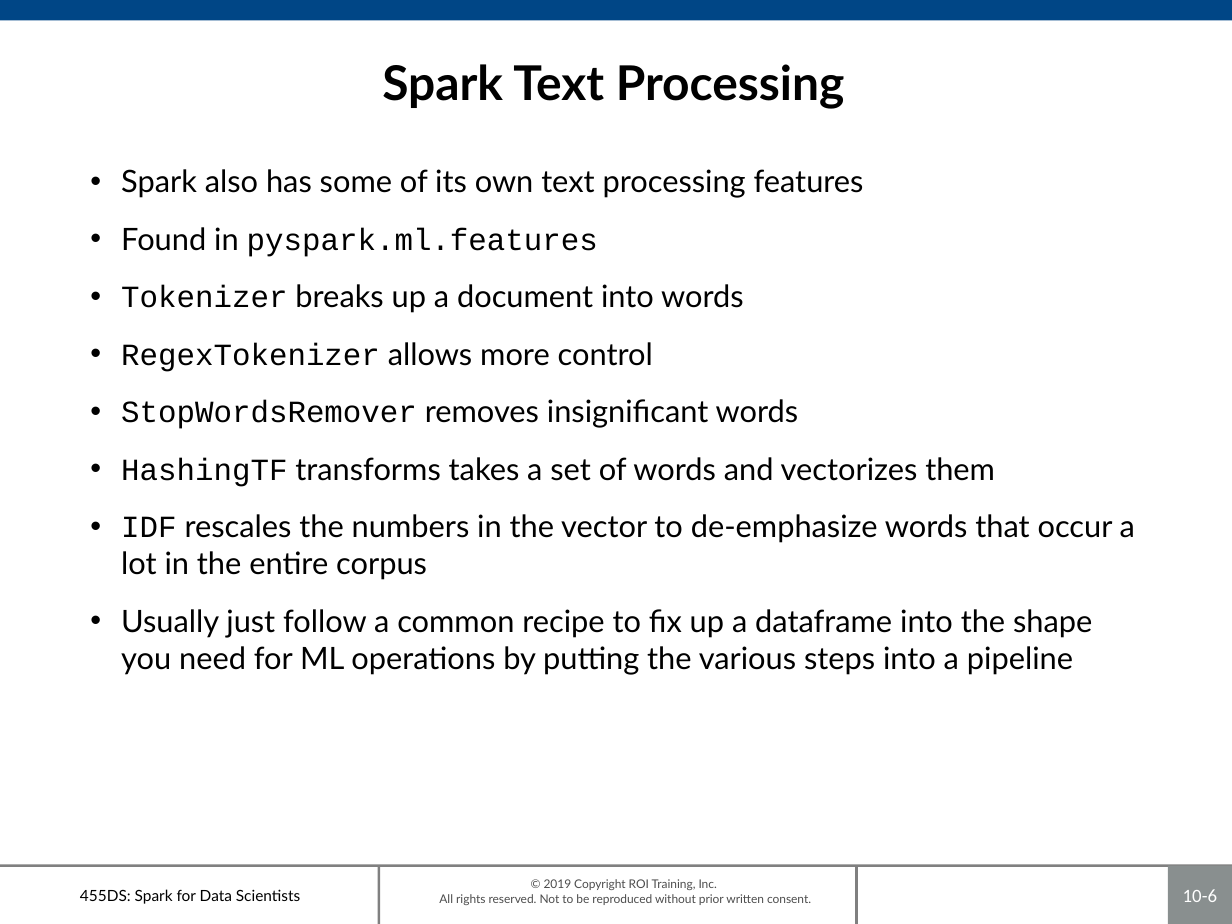
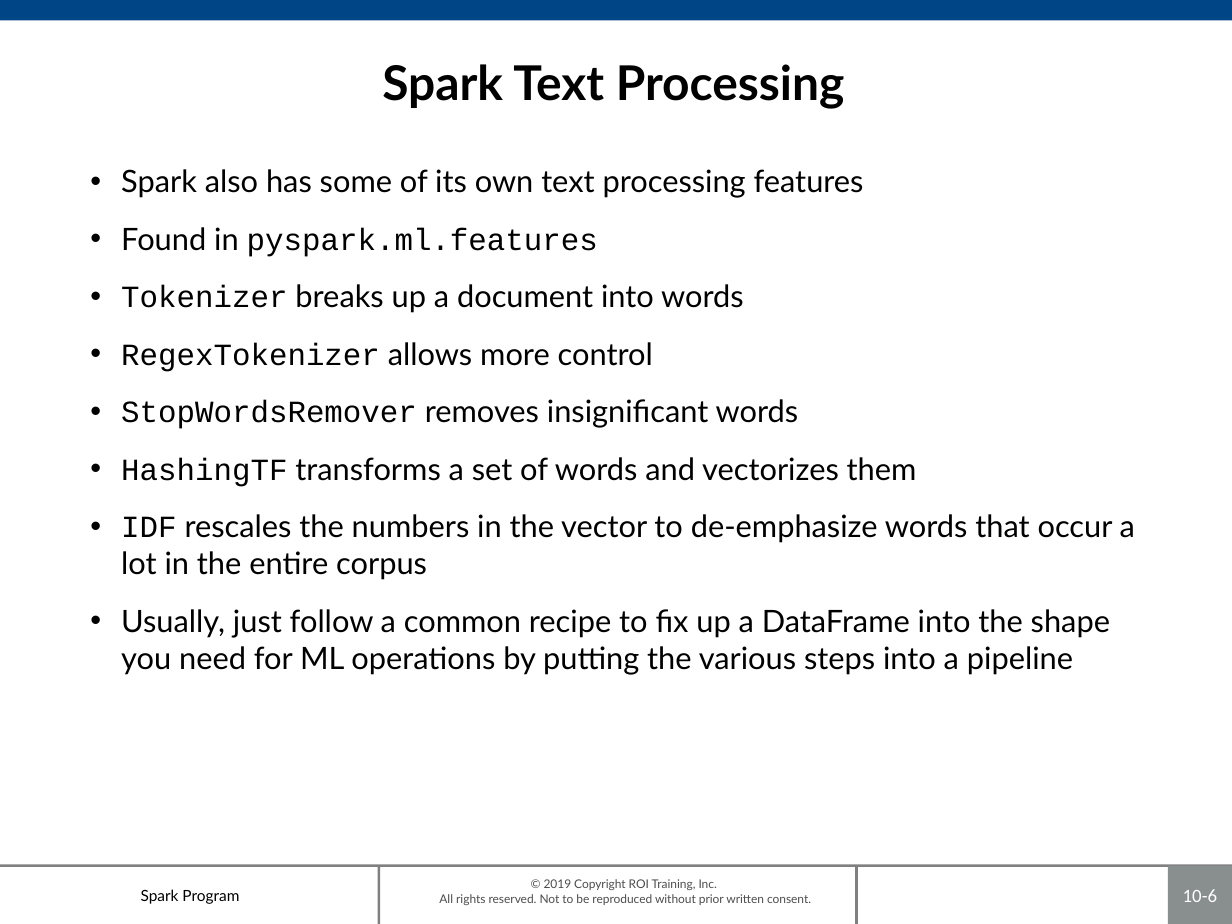
Before and after one commit to roitraining/SparkProgram, a slide deck: slide 6 of Day8/Ch10_NaturalLanguage.pptx. Drawn at 1232x924 pixels with LibreOffice and Linux fonts; fonts in the diff are those of the drawing; background and template pictures are left out. Boxes give left, top, right and bottom in pixels: in the first picture for what was removed or moved away, otherwise in the second. Text is boxed around its words. In the diff, an @@ line names an element or a change of style, - is before the commit and + after.

```diff
--- a/Day8/Ch10_NaturalLanguage.pptx
+++ b/Day8/Ch10_NaturalLanguage.pptx
@@ text at box(121, 457, 917, 487): text changed @@
-• HashingTF transforms takes a set of words and vectorizes them
+• HashingTF transforms a set of words and vectorizes them
@@ text at box(121, 609, 1110, 675): text changed @@
-• Usually just follow a common recipe to fix up a dataframe into the shape you need for ML operations by putting the various steps into a pipeline
+• Usually, just follow a common recipe to fix up a DataFrame into the shape you need for ML operations by putting the various steps into a pipeline
@@ text at box(141, 889, 239, 904): text changed @@
-455DS: Spark for Data Scientists
+Spark Program
```
Also in this commit, not shown: 13 other slides changed, 3 other files.
